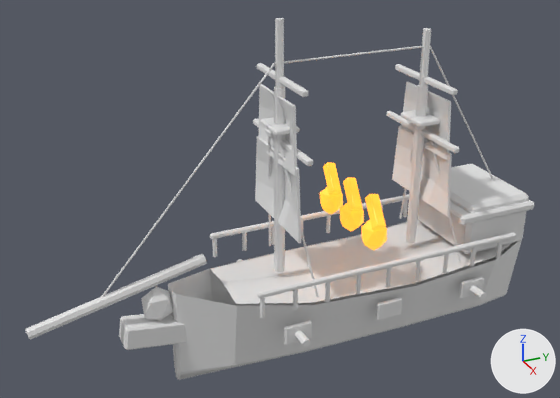
Renders of the FBX model Assets/Desktopirates/Resources/Models/EnemyShipsV04/enemy_fire_raider_v04.fbx from each side of a commit.
Before and after are seen from a 50 mm lens placed at (4.74, -2.78, 3.41), pointed at (-0.06, -0.62, 1.01). The lights are fixed; the arrows at lower right show +X, +Y and +Z. The picture after the commit comes second. Where no turn or scale is listed for an object, it has been applied to the vertices.

In view in the first picture: 'Bowsprit_Main', 'Enemy_Corsair_Deck', 'Enemy_Corsair_Hull', 'FireRaider_Burning_Ram', 'FireRaider_Fire_Pot_1', 'FireRaider_Fire_Pot_2', 'FireRaider_Fire_Pot_3', 'FireRaider_Flame_1', 'FireRaider_Flame_2', 'FireRaider_Flame_3', 'Mast_2_Lower', 'Sail_1_1', 'Sail_1_2', 'Sail_2_1', 'Sail_2_2', 'Stern_GreatCabin', 'Stern_Quarterdeck', 'Tier_2_Port_TopRail' and 37 more.
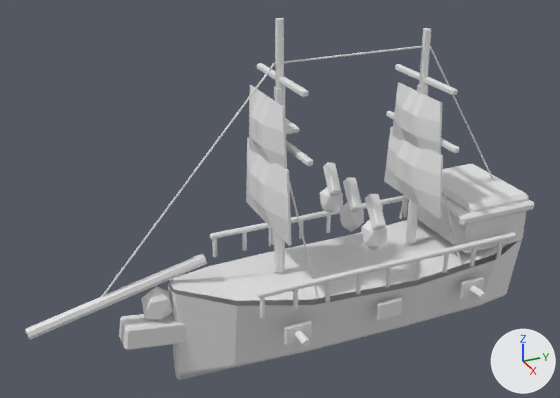
What changed in the scene script:
```text
Change mat_glassglow_v03:
    remove mat_glassglow_v03.emission_color = (1.0, 0.35, 0.025)  # orange #ffa02c
    remove mat_glassglow_v03.emission_strength = 1.4
    mat_glassglow_v03.base_color: (1.0, 0.35, 0.025) -> (0.8, 0.8, 0.8)  # orange #ffa02c -> white #e7e7e7
Change me_enemy_corsair_hull_deckmesh:
    used by ob_enemy_corsair_deck; location = (0.0, 0.0, 0.0)
    remove me_enemy_corsair_hull_deckmesh.from_pydata(...)  # 15 vertices, 8 faces; spans x -0.44..0.44, y -1.11..1.43, z 0.33..0.48
    add me_enemy_corsair_hull_deckmesh.from_pydata(...)  # 18 vertices, 10 faces; spans x -0.44..0.44, y -1.51..1.43, z 0.35..0.56
    me_enemy_corsair_hull_deckmesh part 1: the whole mesh is rebuilt
Change me_sail_1_2_mesh:
    used by ob_sail_1_2; location = (0.0, 0.0, 0.0)
    remove me_sail_1_2_mesh.from_pydata(...)  # 32 vertices, 30 faces; spans x -0.326..0.326, y -0.677..-0.598, z 1.344..1.834
    add me_sail_1_2_mesh.from_pydata(...)  # 32 vertices, 30 faces; spans x -0.327..0.327, y -0.824..-0.733, z 1.341..1.836
    me_sail_1_2_mesh part 3: 32 of 32 vertices moved; they spanned x -0.326..0.326, y -0.677..-0.598, z 1.344..1.834 and now span x -0.327..0.327, y -0.824..-0.733, z 1.341..1.836; mean shift (0.0, -0.108, 0.0)
Change me_sail_2_2_mesh:
    used by ob_sail_2_2; location = (0.0, 0.0, 0.0)
    remove me_sail_2_2_mesh.from_pydata(...)  # 32 vertices, 30 faces; spans x -0.326..0.326, y 0.578..0.656, z 1.258..1.705
    add me_sail_2_2_mesh.from_pydata(...)  # 32 vertices, 30 faces; spans x -0.327..0.327, y 0.431..0.521, z 1.255..1.708
    me_sail_2_2_mesh part 4: 32 of 32 vertices moved; they spanned x -0.326..0.326, y 0.578..0.656, z 1.258..1.705 and now span x -0.327..0.327, y 0.431..0.521, z 1.255..1.708; mean shift (0.0, -0.108, 0.0)
Change me_sail_1_1_mesh:
    used by ob_sail_1_1; location = (0.0, 0.0, 0.0)
    remove me_sail_1_1_mesh.from_pydata(...)  # 32 vertices, 30 faces; spans x -0.4..0.4, y -0.677..-0.598, z 0.865..1.412
    add me_sail_1_1_mesh.from_pydata(...)  # 32 vertices, 30 faces; spans x -0.401..0.401, y -0.824..-0.733, z 0.863..1.414
    me_sail_1_1_mesh part 5: 32 of 32 vertices moved; they spanned x -0.4..0.4, y -0.677..-0.598, z 0.865..1.412 and now span x -0.401..0.401, y -0.824..-0.733, z 0.863..1.414; mean shift (0.0, -0.108, 0.0)
Change me_sail_2_1_mesh:
    used by ob_sail_2_1; location = (0.0, 0.0, 0.0)
    remove me_sail_2_1_mesh.from_pydata(...)  # 32 vertices, 30 faces; spans x -0.4..0.4, y 0.578..0.656, z 0.822..1.32
    add me_sail_2_1_mesh.from_pydata(...)  # 32 vertices, 30 faces; spans x -0.401..0.401, y 0.431..0.521, z 0.819..1.323
    me_sail_2_1_mesh part 2: 32 of 32 vertices moved; they spanned x -0.4..0.4, y 0.578..0.656, z 0.822..1.32 and now span x -0.401..0.401, y 0.431..0.521, z 0.819..1.323; mean shift (0.0, -0.108, 0.0)
```

Where the change shows, as pixel boxes [x1, y1, x2, y2] in the pictures (560 x 398 px):
'Enemy_Corsair_Deck', reshaped (12% wider)
    before: [211, 220, 512, 304]
    after: [170, 219, 507, 301]
'Sail_2_1', reshaped
    before: [392, 125, 452, 217]
    after: [384, 127, 443, 219]
'Sail_1_1', reshaped
    before: [255, 137, 301, 243]
    after: [246, 138, 292, 246]
'Sail_1_2', reshaped
    before: [258, 84, 297, 177]
    after: [249, 85, 287, 169]
'Sail_2_2', reshaped
    before: [401, 82, 451, 160]
    after: [392, 83, 443, 154]
'FireRaider_Fire_Pot_1', recoloured, surface changed
    both: [361, 220, 387, 250]
'FireRaider_Flame_1', recoloured, surface changed
    both: [365, 194, 386, 230]
'FireRaider_Flame_2', recoloured, surface changed
    both: [343, 177, 363, 212]
'FireRaider_Fire_Pot_2', recoloured, surface changed
    both: [340, 202, 364, 231]
'FireRaider_Fire_Pot_3', recoloured, surface changed
    both: [320, 187, 343, 214]
'FireRaider_Flame_3', recoloured, surface changed
    both: [323, 162, 341, 195]
'Mast_1_Lower', unchanged, covered by the edit
    both: [274, 86, 285, 273]
'Mast_2_Lower', unchanged, covered by the edit
    both: [406, 85, 428, 243]
